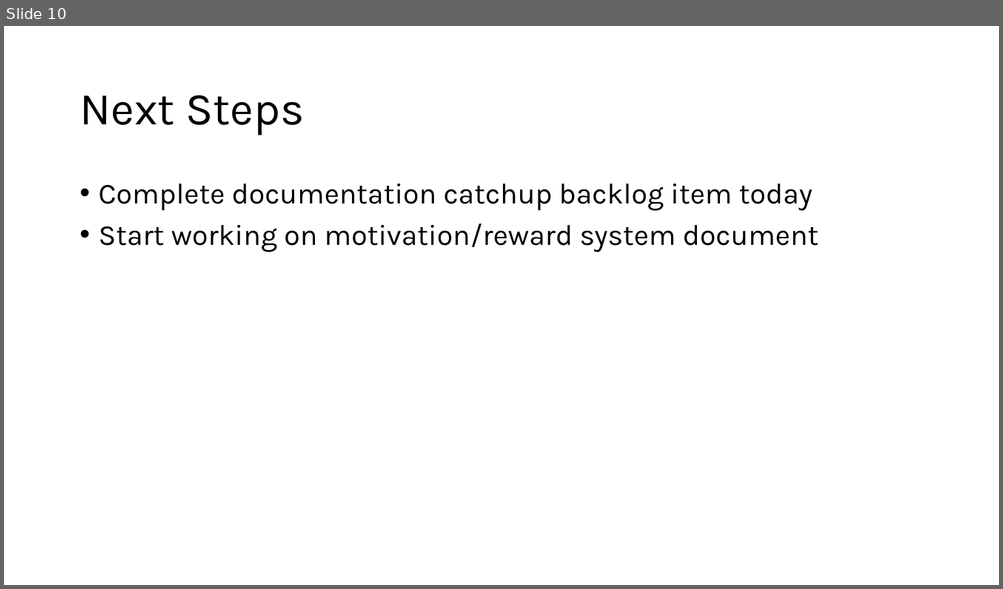
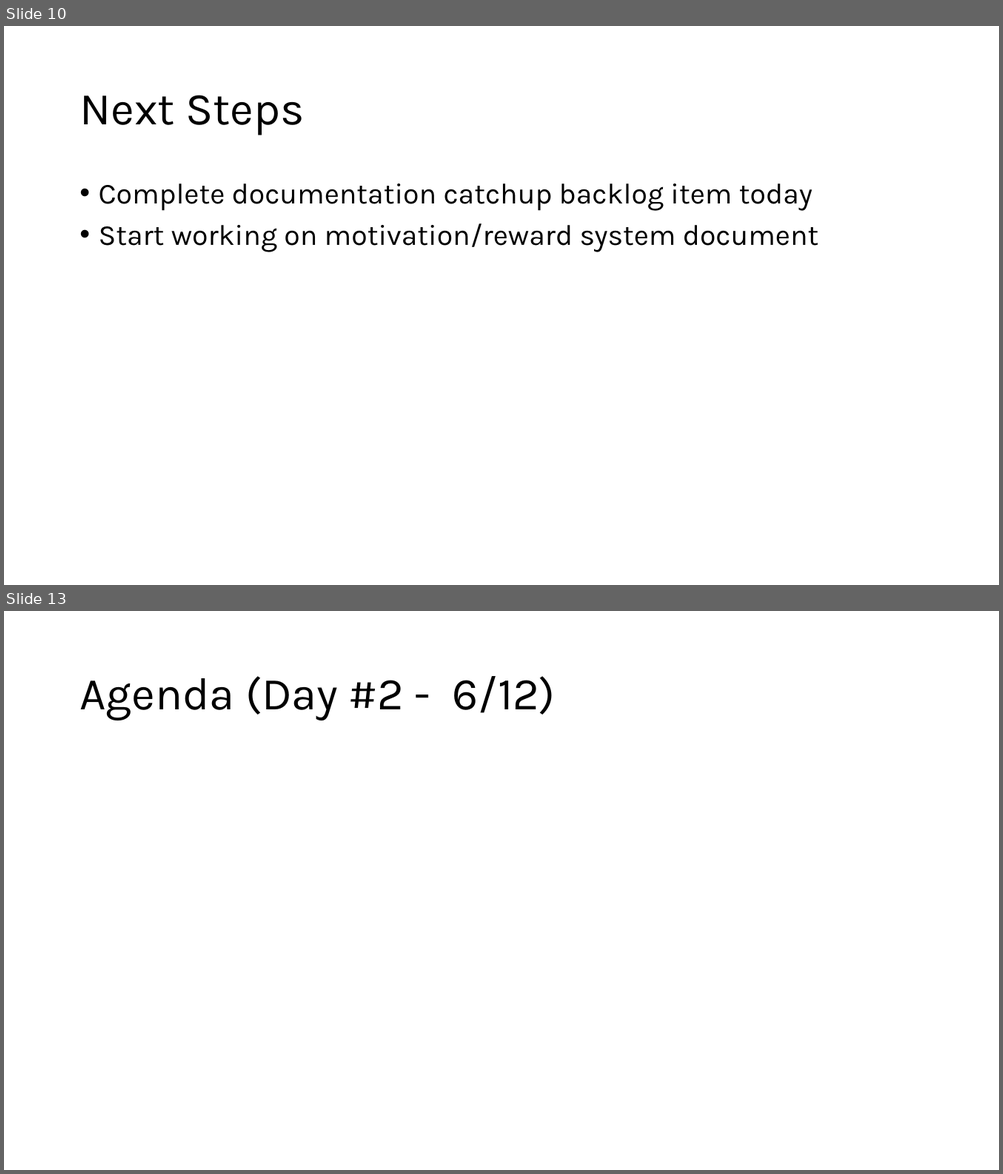
Before and after one commit to GregT7/PlanGauge, a slide deck: project_journal/standup/presentations/sprint4_standup.pptx. Shown one above the other, each under a label of ours: slide 10 before the commit, slides 10 and 13 after it; the slides between them are not shown. The pictures are 1003x589 and 1003x1174 pixels, drawn with LibreOffice and Linux fonts; fonts in the diff are those of the drawing. Boxes give left, top, right and bottom in pixels: in the first picture for what was removed or moved away, otherwise in the second. Text is boxed around its words. In the diff, an @@ line names an element or a change of style, - is before the commit and + after.

```diff
--- a/project_journal/standup/presentations/sprint4_standup.pptx
+++ b/project_journal/standup/presentations/sprint4_standup.pptx
@@ slide 13 added at box(4, 611, 999, 1170), background #FFFFFF @@
@@ title added at box(79, 676, 555, 721), 44 pt, text #000000 @@
+Agenda (Day #2 - 6/12)
```
Also in this commit, not shown: 6 other slides added, 1 slide removed, 20 other files.
